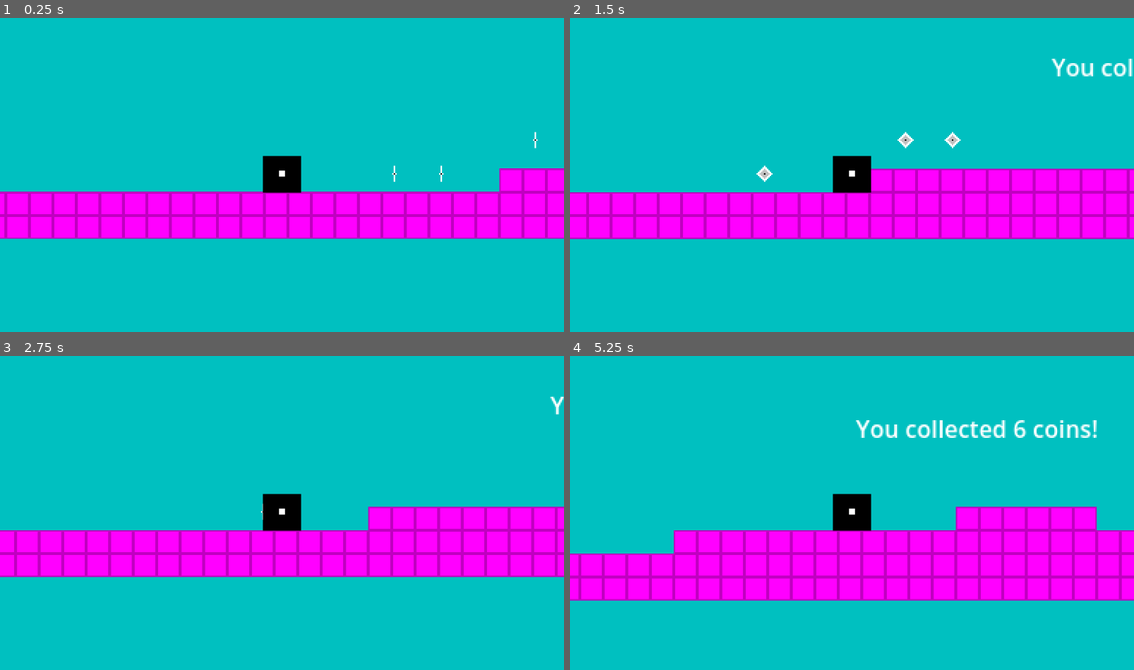
Above: before the commit, frames 1-4 (two rows, left to right).
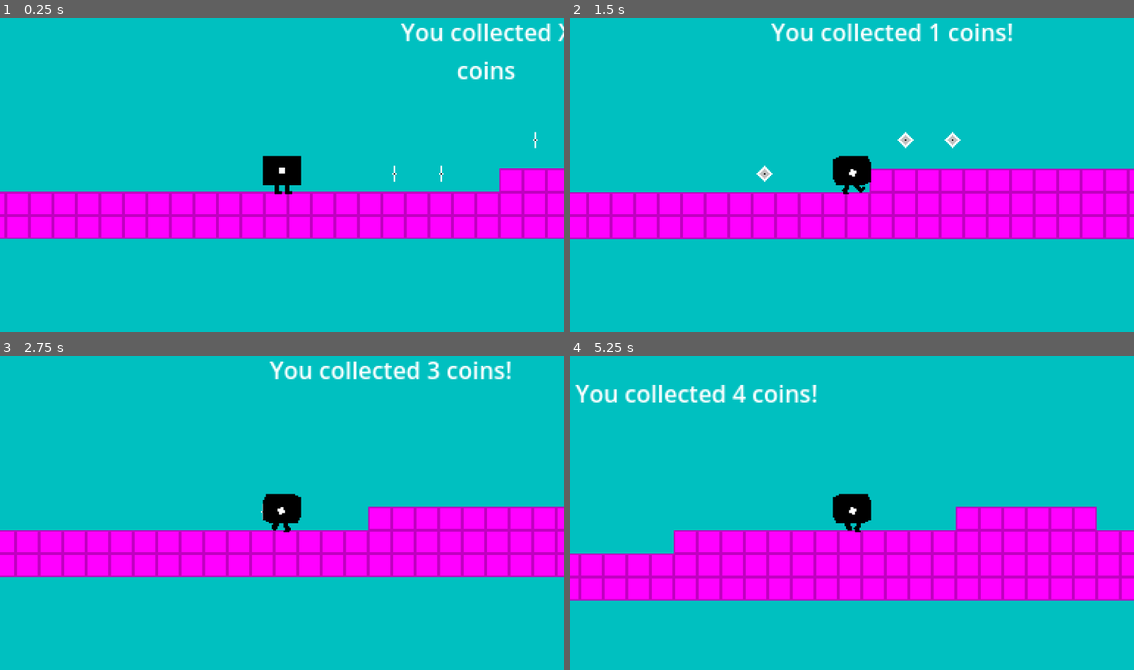
Above: after the commit, the same moments.

Repository: Aleksa2309/Analogue_Escape
Game: Godot game, scene res://Scenes/game.tscn
The game is run twice, just before and just after one commit, with the same random seed, the same clock (stepped at 60 frames per second) and the same inputs.
Inputs:
- Up to frame 1 (0.25 s): no input
- Up to frame 2 (1.5 s): hold Right (move_right) from 0.53 s (still down); tap Up (jump) at 0.77 s
- Up to frame 3 (2.75 s): tap Up (jump) at 1.52 s; release Right (move_right) at 2.03 s; hold Left (move_left) from 2.03 s (still down)
- Up to frame 4 (5.25 s): release Left (move_left) at 2.78 s; hold Right (move_right) 2.78-4.28 s; tap Up (jump) at 3.02, 3.77, 4.52 s; hold Left (move_left) 4.28-5.03 s; hold Right (move_right) from 5.03 s (still down)

The runs differ from the first frame. In frame 1, 1.2% of the frame differs, in the area x 46-100%, y 1-57%; in frame 2, 1.7%; in frame 3, 1.4%; in frame 4, 2.6%, in the area x 0-94%, y 9-57%.

Commit message:
ajmo vise

Diff:
--- a/Scenes/game.tscn
+++ b/Scenes/game.tscn
@@ -415,10 +415,10 @@
 
 [node name="coin_score" type="Label" parent="Text"]
 unique_name_in_owner = true
-offset_left = 300.0
-offset_top = -113.0
-offset_right = 336.0
-offset_bottom = -90.0
+offset_left = 109.0
+offset_top = -137.0
+offset_right = 226.0
+offset_bottom = -88.0
 text = "You collected X
 coins
 "
--- a/Scenes/pick_up.tscn
+++ b/Scenes/pick_up.tscn
@@ -84,6 +84,45 @@
 "name": &"spin",
 "speed": 20.0
 }]
+
+[sub_resource type="Animation" id="Animation_o53f5"]
+length = 0.001
+tracks/0/type = "value"
+tracks/0/imported = false
+tracks/0/enabled = true
+tracks/0/path = NodePath("AnimatedSprite2D:visible")
+tracks/0/interp = 1
+tracks/0/loop_wrap = true
+tracks/0/keys = {
+"times": PackedFloat32Array(0),
+"transitions": PackedFloat32Array(1),
+"update": 1,
+"values": [true]
+}
+tracks/1/type = "value"
+tracks/1/imported = false
+tracks/1/enabled = true
+tracks/1/path = NodePath("CollisionShape2D:disabled")
+tracks/1/interp = 1
+tracks/1/loop_wrap = true
+tracks/1/keys = {
+"times": PackedFloat32Array(0),
+"transitions": PackedFloat32Array(1),
+"update": 1,
+"values": [false]
+}
+tracks/2/type = "value"
+tracks/2/imported = false
+tracks/2/enabled = true
+tracks/2/path = NodePath("AudioStreamPlayer2D:playing")
+tracks/2/interp = 1
+tracks/2/loop_wrap = true
+tracks/2/keys = {
+"times": PackedFloat32Array(0),
+"transitions": PackedFloat32Array(1),
+"update": 1,
+"values": [false]
+}
 
 [sub_resource type="Animation" id="Animation_c8na4"]
 resource_name = "pick_up"
@@ -109,7 +148,7 @@
 "times": PackedFloat32Array(0),
 "transitions": PackedFloat32Array(1),
 "update": 1,
-"values": [false]
+"values": [true]
 }
 tracks/2/type = "value"
 tracks/2/imported = false
@@ -138,45 +177,6 @@
 }]
 }
 
-[sub_resource type="Animation" id="Animation_o53f5"]
-length = 0.001
-tracks/0/type = "value"
-tracks/0/imported = false
-tracks/0/enabled = true
-tracks/0/path = NodePath("AnimatedSprite2D:visible")
-tracks/0/interp = 1
-tracks/0/loop_wrap = true
-tracks/0/keys = {
-"times": PackedFloat32Array(0),
-"transitions": PackedFloat32Array(1),
-"update": 1,
-"values": [true]
-}
-tracks/1/type = "value"
-tracks/1/imported = false
-tracks/1/enabled = true
-tracks/1/path = NodePath("CollisionShape2D:disabled")
-tracks/1/interp = 1
-tracks/1/loop_wrap = true
-tracks/1/keys = {
-"times": PackedFloat32Array(0),
-"transitions": PackedFloat32Array(1),
-"update": 1,
-"values": [false]
-}
-tracks/2/type = "value"
-tracks/2/imported = false
-tracks/2/enabled = true
-tracks/2/path = NodePath("AudioStreamPlayer2D:playing")
-tracks/2/interp = 1
-tracks/2/loop_wrap = true
-tracks/2/keys = {
-"times": PackedFloat32Array(0),
-"transitions": PackedFloat32Array(1),
-"update": 1,
-"values": [false]
-}
-
 [sub_resource type="AnimationLibrary" id="AnimationLibrary_7e5g0"]
 _data = {
 "RESET": SubResource("Animation_o53f5"),
--- a/Scenes/player.tscn
+++ b/Scenes/player.tscn
@@ -1,8 +1,9 @@
-[gd_scene load_steps=51 format=3 uid="uid://vmbcwybfypax"]
+[gd_scene load_steps=96 format=3 uid="uid://vmbcwybfypax"]
 
 [ext_resource type="Script" path="res://Scripts/player.gd" id="1_w4q1o"]
-[ext_resource type="Texture2D" uid="uid://c48tlypdctf3g" path="res://Assets/player/player_static.png" id="2_8ub65"]
 [ext_resource type="Texture2D" uid="uid://b67jiujnh71g7" path="res://Assets/player/player_idle.png" id="2_ws2ii"]
+[ext_resource type="Texture2D" uid="uid://cn78r3ml4ggdg" path="res://Assets/player/player_movement.png" id="3_jk645"]
+[ext_resource type="Texture2D" uid="uid://uwjya6e5wtee" path="res://Assets/player/player_move_end.png" id="3_lnyh2"]
 
 [sub_resource type="AtlasTexture" id="AtlasTexture_athuj"]
 atlas = ExtResource("2_ws2ii")
@@ -180,9 +181,185 @@
 atlas = ExtResource("2_ws2ii")
 region = Rect2(1376, 0, 32, 32)
 
-[sub_resource type="AtlasTexture" id="AtlasTexture_lkc0x"]
-atlas = ExtResource("2_8ub65")
+[sub_resource type="AtlasTexture" id="AtlasTexture_33n3f"]
+atlas = ExtResource("3_lnyh2")
 region = Rect2(0, 0, 32, 32)
+
+[sub_resource type="AtlasTexture" id="AtlasTexture_hywyh"]
+atlas = ExtResource("3_lnyh2")
+region = Rect2(32, 0, 32, 32)
+
+[sub_resource type="AtlasTexture" id="AtlasTexture_1anif"]
+atlas = ExtResource("3_lnyh2")
+region = Rect2(64, 0, 32, 32)
+
+[sub_resource type="AtlasTexture" id="AtlasTexture_0g40n"]
+atlas = ExtResource("3_lnyh2")
+region = Rect2(96, 0, 32, 32)
+
+[sub_resource type="AtlasTexture" id="AtlasTexture_ecifq"]
+atlas = ExtResource("3_lnyh2")
+region = Rect2(128, 0, 32, 32)
+
+[sub_resource type="AtlasTexture" id="AtlasTexture_isr03"]
+atlas = ExtResource("3_lnyh2")
+region = Rect2(160, 0, 32, 32)
+
+[sub_resource type="AtlasTexture" id="AtlasTexture_ugsnk"]
+atlas = ExtResource("3_lnyh2")
+region = Rect2(192, 0, 32, 32)
+
+[sub_resource type="AtlasTexture" id="AtlasTexture_qjguw"]
+atlas = ExtResource("3_lnyh2")
+region = Rect2(224, 0, 32, 32)
+
+[sub_resource type="AtlasTexture" id="AtlasTexture_x8kgh"]
+atlas = ExtResource("3_lnyh2")
+region = Rect2(256, 0, 32, 32)
+
+[sub_resource type="AtlasTexture" id="AtlasTexture_osw86"]
+atlas = ExtResource("3_lnyh2")
+region = Rect2(288, 0, 32, 32)
+
+[sub_resource type="AtlasTexture" id="AtlasTexture_276y1"]
+atlas = ExtResource("3_lnyh2")
+region = Rect2(320, 0, 32, 32)
+
+[sub_resource type="AtlasTexture" id="AtlasTexture_4mdte"]
+atlas = ExtResource("3_lnyh2")
+region = Rect2(352, 0, 32, 32)
+
+[sub_resource type="AtlasTexture" id="AtlasTexture_vb4vt"]
+atlas = ExtResource("3_lnyh2")
+region = Rect2(384, 0, 32, 32)
+
+[sub_resource type="AtlasTexture" id="AtlasTexture_whkvp"]
+atlas = ExtResource("3_lnyh2")
+region = Rect2(416, 0, 32, 32)
+
+[sub_resource type="AtlasTexture" id="AtlasTexture_rlbfq"]
+atlas = ExtResource("3_lnyh2")
+region = Rect2(448, 0, 32, 32)
+
+[sub_resource type="AtlasTexture" id="AtlasTexture_hr056"]
+atlas = ExtResource("3_lnyh2")
+region = Rect2(480, 0, 32, 32)
+
+[sub_resource type="AtlasTexture" id="AtlasTexture_leccr"]
+atlas = ExtResource("3_lnyh2")
+region = Rect2(512, 0, 32, 32)
+
+[sub_resource type="AtlasTexture" id="AtlasTexture_gxfq2"]
+atlas = ExtResource("3_lnyh2")
+region = Rect2(544, 0, 32, 32)
+
+[sub_resource type="AtlasTexture" id="AtlasTexture_hmwy7"]
+atlas = ExtResource("3_lnyh2")
+region = Rect2(576, 0, 32, 32)
+
+[sub_resource type="AtlasTexture" id="AtlasTexture_872fl"]
+atlas = ExtResource("3_lnyh2")
+region = Rect2(608, 0, 32, 32)
+
+[sub_resource type="AtlasTexture" id="AtlasTexture_d8kyh"]
+atlas = ExtResource("3_lnyh2")
+region = Rect2(640, 0, 32, 32)
+
+[sub_resource type="AtlasTexture" id="AtlasTexture_13lk5"]
+atlas = ExtResource("3_lnyh2")
+region = Rect2(672, 0, 32, 32)
+
+[sub_resource type="AtlasTexture" id="AtlasTexture_wkgyi"]
+atlas = ExtResource("3_lnyh2")
+region = Rect2(704, 0, 32, 32)
+
+[sub_resource type="AtlasTexture" id="AtlasTexture_kmpk0"]
+atlas = ExtResource("3_lnyh2")
+region = Rect2(736, 0, 32, 32)
+
+[sub_resource type="AtlasTexture" id="AtlasTexture_phesc"]
+atlas = ExtResource("3_lnyh2")
+region = Rect2(768, 0, 32, 32)
+
+[sub_resource type="AtlasTexture" id="AtlasTexture_u5jtw"]
+atlas = ExtResource("3_lnyh2")
+region = Rect2(800, 0, 32, 32)
+
+[sub_resource type="AtlasTexture" id="AtlasTexture_vcn8r"]
+atlas = ExtResource("3_lnyh2")
+region = Rect2(832, 0, 32, 32)
+
+[sub_resource type="AtlasTexture" id="AtlasTexture_l8gaw"]
+atlas = ExtResource("3_lnyh2")
+region = Rect2(864, 0, 32, 32)
+
+[sub_resource type="AtlasTexture" id="AtlasTexture_av6co"]
+atlas = ExtResource("3_lnyh2")
+region = Rect2(896, 0, 32, 32)
+
+[sub_resource type="AtlasTexture" id="AtlasTexture_3xhko"]
+atlas = ExtResource("3_lnyh2")
+region = Rect2(928, 0, 32, 32)
+
+[sub_resource type="AtlasTexture" id="AtlasTexture_skwh0"]
+atlas = ExtResource("3_lnyh2")
+region = Rect2(960, 0, 32, 32)
+
+[sub_resource type="AtlasTexture" id="AtlasTexture_3lxuy"]
+atlas = ExtResource("3_lnyh2")
+region = Rect2(992, 0, 32, 32)
+
+[sub_resource type="AtlasTexture" id="AtlasTexture_ioomx"]
+atlas = ExtResource("3_lnyh2")
+region = Rect2(1024, 0, 32, 32)
+
+[sub_resource type="AtlasTexture" id="AtlasTexture_knc2j"]
+atlas = ExtResource("3_lnyh2")
+region = Rect2(1056, 0, 32, 32)
+
+[sub_resource type="AtlasTexture" id="AtlasTexture_divlo"]
+atlas = ExtResource("3_lnyh2")
+region = Rect2(1088, 0, 32, 32)
+
+[sub_resource type="AtlasTexture" id="AtlasTexture_nueho"]
+atlas = ExtResource("3_lnyh2")
+region = Rect2(1120, 0, 32, 32)
+
+[sub_resource type="AtlasTexture" id="AtlasTexture_djhby"]
+atlas = ExtResource("3_jk645")
+region = Rect2(0, 0, 32, 32)
+
+[sub_resource type="AtlasTexture" id="AtlasTexture_r0ifm"]
+atlas = ExtResource("3_jk645")
+region = Rect2(32, 0, 32, 32)
+
+[sub_resource type="AtlasTexture" id="AtlasTexture_ghd3l"]
+atlas = ExtResource("3_jk645")
+region = Rect2(64, 0, 32, 32)
+
+[sub_resource type="AtlasTexture" id="AtlasTexture_2vlfi"]
+atlas = ExtResource("3_jk645")
+region = Rect2(96, 0, 32, 32)
+
+[sub_resource type="AtlasTexture" id="AtlasTexture_ofueo"]
+atlas = ExtResource("3_jk645")
+region = Rect2(128, 0, 32, 32)
+
+[sub_resource type="AtlasTexture" id="AtlasTexture_qv65y"]
+atlas = ExtResource("3_jk645")
+region = Rect2(160, 0, 32, 32)
+
+[sub_resource type="AtlasTexture" id="AtlasTexture_4l43i"]
+atlas = ExtResource("3_jk645")
+region = Rect2(192, 0, 32, 32)
+
+[sub_resource type="AtlasTexture" id="AtlasTexture_qg73l"]
+atlas = ExtResource("3_jk645")
+region = Rect2(224, 0, 32, 32)
+
+[sub_resource type="AtlasTexture" id="AtlasTexture_veohf"]
+atlas = ExtResource("3_jk645")
+region = Rect2(256, 0, 32, 32)
 
 [sub_resource type="SpriteFrames" id="SpriteFrames_0qscn"]
 animations = [{
@@ -325,11 +502,148 @@
 }, {
 "frames": [{
 "duration": 1.0,
-"texture": SubResource("AtlasTexture_lkc0x")
+"texture": SubResource("AtlasTexture_33n3f")
+}, {
+"duration": 1.0,
+"texture": SubResource("AtlasTexture_hywyh")
+}, {
+"duration": 1.0,
+"texture": SubResource("AtlasTexture_1anif")
+}, {
+"duration": 1.0,
+"texture": SubResource("AtlasTexture_0g40n")
+}, {
+"duration": 1.0,
+"texture": SubResource("AtlasTexture_ecifq")
+}, {
+"duration": 1.0,
+"texture": SubResource("AtlasTexture_isr03")
+}, {
+"duration": 1.0,
+"texture": SubResource("AtlasTexture_ugsnk")
+}, {
+"duration": 1.0,
+"texture": SubResource("AtlasTexture_qjguw")
+}, {
+"duration": 1.0,
+"texture": SubResource("AtlasTexture_x8kgh")
+}, {
+"duration": 1.0,
+"texture": SubResource("AtlasTexture_osw86")
+}, {
+"duration": 1.0,
+"texture": SubResource("AtlasTexture_276y1")
+}, {
+"duration": 1.0,
+"texture": SubResource("AtlasTexture_4mdte")
+}, {
+"duration": 1.0,
+"texture": SubResource("AtlasTexture_vb4vt")
+}, {
+"duration": 1.0,
+"texture": SubResource("AtlasTexture_whkvp")
+}, {
+"duration": 1.0,
+"texture": SubResource("AtlasTexture_rlbfq")
+}, {
+"duration": 1.0,
+"texture": SubResource("AtlasTexture_hr056")
+}, {
+"duration": 1.0,
+"texture": SubResource("AtlasTexture_leccr")
+}, {
+"duration": 1.0,
+"texture": SubResource("AtlasTexture_gxfq2")
+}, {
+"duration": 1.0,
+"texture": SubResource("AtlasTexture_hmwy7")
+}, {
+"duration": 1.0,
+"texture": SubResource("AtlasTexture_872fl")
+}, {
+"duration": 1.0,
+"texture": SubResource("AtlasTexture_d8kyh")
+}, {
+"duration": 1.0,
+"texture": SubResource("AtlasTexture_13lk5")
+}, {
+"duration": 1.0,
+"texture": SubResource("AtlasTexture_wkgyi")
+}, {
+"duration": 1.0,
+"texture": SubResource("AtlasTexture_kmpk0")
+}, {
+"duration": 1.0,
+"texture": SubResource("AtlasTexture_phesc")
+}, {
+"duration": 1.0,
+"texture": SubResource("AtlasTexture_u5jtw")
+}, {
+"duration": 1.0,
+"texture": SubResource("AtlasTexture_vcn8r")
+}, {
+"duration": 1.0,
+"texture": SubResource("AtlasTexture_l8gaw")
+}, {
+"duration": 1.0,
+"texture": SubResource("AtlasTexture_av6co")
+}, {
+"duration": 1.0,
+"texture": SubResource("AtlasTexture_3xhko")
+}, {
+"duration": 1.0,
+"texture": SubResource("AtlasTexture_skwh0")
+}, {
+"duration": 1.0,
+"texture": SubResource("AtlasTexture_3lxuy")
+}, {
+"duration": 1.0,
+"texture": SubResource("AtlasTexture_ioomx")
+}, {
+"duration": 1.0,
+"texture": SubResource("AtlasTexture_knc2j")
+}, {
+"duration": 1.0,
+"texture": SubResource("AtlasTexture_divlo")
+}, {
+"duration": 1.0,
+"texture": SubResource("AtlasTexture_nueho")
+}],
+"loop": false,
+"name": &"move end",
+"speed": 25.0
+}, {
+"frames": [{
+"duration": 1.0,
+"texture": SubResource("AtlasTexture_djhby")
+}, {
+"duration": 1.0,
+"texture": SubResource("AtlasTexture_r0ifm")
+}, {
+"duration": 1.0,
+"texture": SubResource("AtlasTexture_ghd3l")
+}, {
+"duration": 1.0,
+"texture": SubResource("AtlasTexture_2vlfi")
+}, {
+"duration": 1.0,
+"texture": SubResource("AtlasTexture_ofueo")
+}, {
+"duration": 1.0,
+"texture": SubResource("AtlasTexture_qv65y")
+}, {
+"duration": 1.0,
+"texture": SubResource("AtlasTexture_4l43i")
+}, {
+"duration": 1.0,
+"texture": SubResource("AtlasTexture_qg73l")
+}, {
+"duration": 1.0,
+"texture": SubResource("AtlasTexture_veohf")
 }],
 "loop": true,
 "name": &"run",
-"speed": 5.0
+"speed": 35.0
 }]
 
 [sub_resource type="RectangleShape2D" id="RectangleShape2D_hp1wf"]
@@ -341,7 +655,9 @@
 
 [node name="AnimatedSprite2D" type="AnimatedSprite2D" parent="."]
 sprite_frames = SubResource("SpriteFrames_0qscn")
-animation = &"idle"
+animation = &"move end"
+frame = 35
+frame_progress = 1.0
 
 [node name="CollisionShape2D" type="CollisionShape2D" parent="."]
 position = Vector2(-2.98023e-08, 0.5)
--- a/Scripts/player.gd
+++ b/Scripts/player.gd
@@ -38,6 +38,7 @@
 	#Play animation
 	if is_on_floor():
 		if direction == 0:
+			animated_sprite_2d.play("move end")
 			if idle_timer.time_left == 0:
 				idle_timer.start()
 		else:
Not shown, added: Assets/player/player_anim.png.import
Not shown, added: Assets/player/player_move_end.png.import
Not shown, added: Assets/player/player_move_start.png.import
Not shown, added: Assets/player/player_movement.png.import
